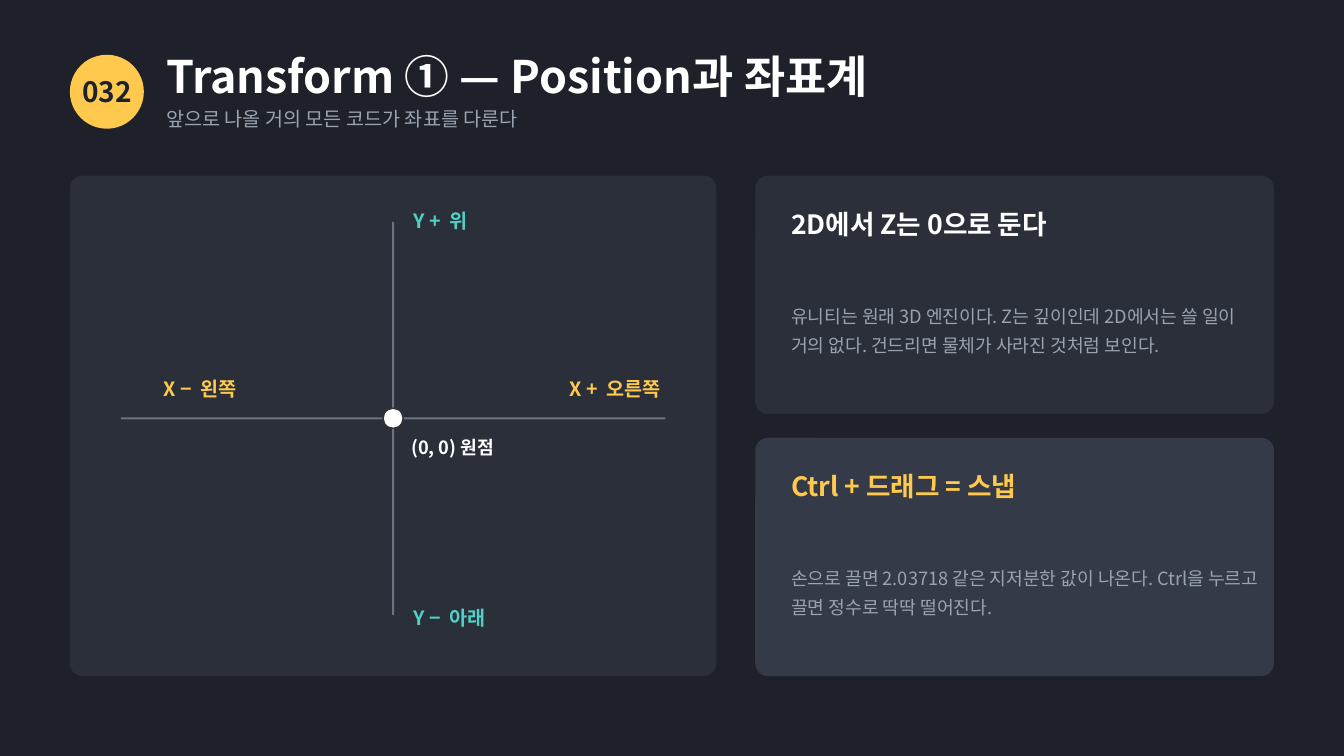
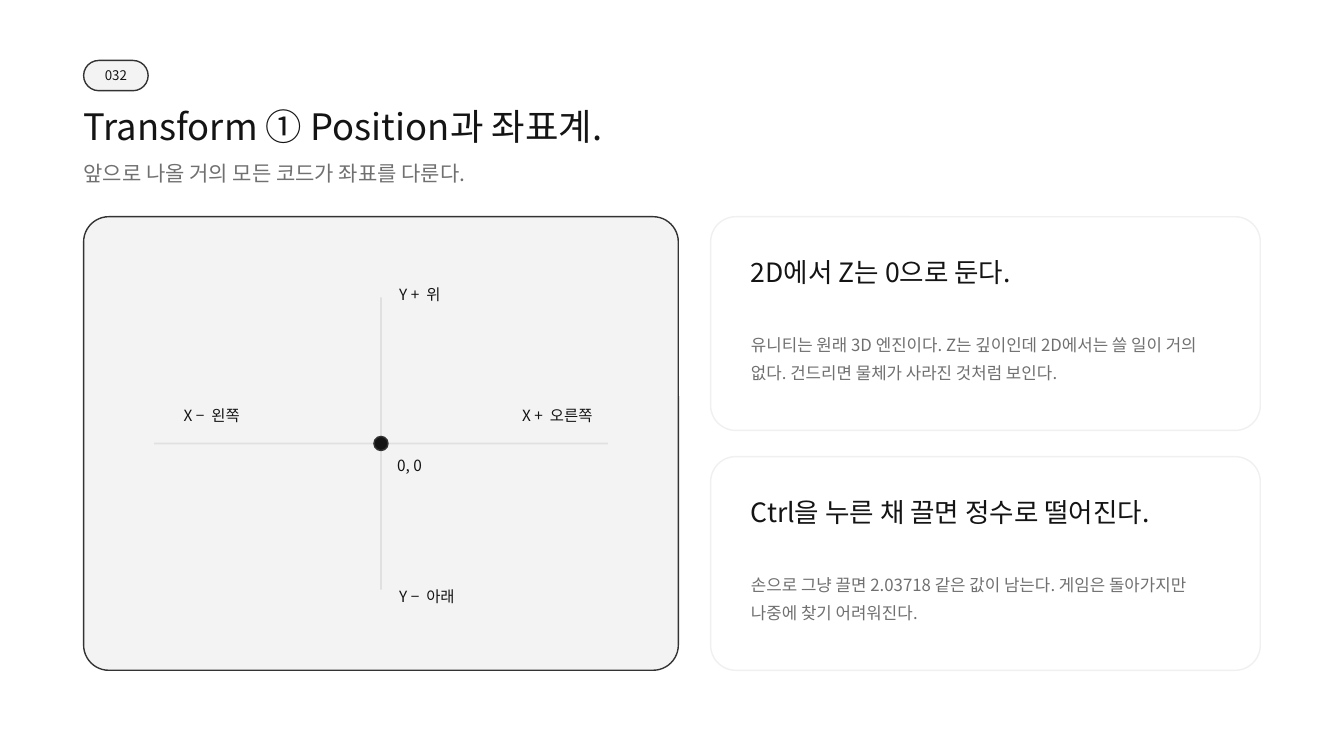
Before and after one commit to SBS-GameAcademy-Saturday/WaveBreaker, a slide deck: slide 5 of docs/04_배포자료/슬라이드/7주차-유니티입문.pptx. Drawn at 1344x756 pixels with LibreOffice and Linux fonts; fonts in the diff are those of the drawing. Boxes give left, top, right and bottom in pixels: in the first picture for what was removed or moved away, otherwise in the second. Text is boxed around its words. In the diff, an @@ line names an element or a change of style, - is before the commit and + after.

```diff
--- a/docs/04_배포자료/슬라이드/7주차-유니티입문.pptx
+++ b/docs/04_배포자료/슬라이드/7주차-유니티입문.pptx
@@ background #1E2129 to #FFFFFF @@
@@ text "032": place and size @@
-text "032" at [82,81,132,103]
+text "032" at [105,70,127,80]
@@ text "032" at [105,70,127,80]: size 20 to 9.5 pt, text colour #1E2129 to #141414, bold off @@
@@ rounded rectangle: place and size @@
-rounded rectangle at [71,55,143,128]
+rounded rectangle at [84,60,148,91]
@@ rounded rectangle at [84,60,148,91]: ellipse to rounded rectangle; fill #FFC94D to #F3F3F3; outline #FFC94D 1 pt to #333333 1 pt @@
@@ text at [84,109,603,143]: text changed; size 32 to 26 pt; text colour #FFFFFF to #141414; bold off @@
-Transform ① — Position과 좌표계
+Transform ① Position과 좌표계.
@@ text at [84,163,465,183]: text changed; size 14 to 15 pt; text colour #9AA3B2 to #707070 @@
-앞으로 나올 거의 모든 코드가 좌표를 다룬다
+앞으로 나올 거의 모든 코드가 좌표를 다룬다.
@@ rounded rectangle: place and size @@
-rounded rectangle at [71,176,716,676]
+rounded rectangle at [84,217,679,670]
@@ rounded rectangle at [84,217,679,670]: fill #2A2F3A to #F3F3F3; outline #2A2F3A 1 pt to #333333 1 pt; proportions changed @@
@@ rounded rectangle: place and size @@
-rounded rectangle at [756,176,1273,413]
+rounded rectangle at [711,217,1260,431]
@@ rounded rectangle at [711,217,1260,431]: fill #2A2F3A to #FFFFFF; outline #2A2F3A 1 pt to #F0F0F0 1 pt; proportions changed @@
@@ text at [751,260,1011,284]: text changed; text colour #FFFFFF to #141414; bold off @@
-2D에서 Z는 0으로 둔다
+2D에서 Z는 0으로 둔다.
@@ line moved from (393, 222) - (393, 615) to (381, 297) - (381, 590) @@
@@ line (381, 297) - (381, 590): stroke #6B7383 1.5 pt to #E0E0E0 1.25 pt @@
@@ text "Y + 위" at [399,287,440,301]: size 14 to 11 pt, text colour #4FD1C5 to #141414, bold off @@
@@ text "Y + 위": place and size @@
-text "Y + 위" at [413,211,468,230]
+text "Y + 위" at [399,287,440,301]
@@ text "유니티는 원래 3D 엔진이다. Z는 ...": place and size @@
-text "유니티는 원래 3D 엔진이다. Z는 ..." at [791,308,1235,354]
+text "유니티는 원래 3D 엔진이다. Z는 ..." at [751,337,1197,381]
@@ text "유니티는 원래 3D 엔진이다. Z는 ..." at [751,337,1197,381]: size 13 to 12 pt, text colour #9AA3B2 to #707070; line spacing 1.3 to 1.38 @@
@@ text "X − 왼쪽": place and size @@
-text "X − 왼쪽" at [163,379,237,398]
+text "X − 왼쪽" at [184,408,239,423]
@@ text "X − 왼쪽" at [184,408,239,423]: size 14 to 11 pt, text colour #FFC94D to #141414, bold off @@
@@ text "X + 오른쪽" at [522,408,593,423]: size 14 to 11 pt, text colour #FFC94D to #141414, bold off @@
@@ text "X + 오른쪽": place and size @@
-text "X + 오른쪽" at [569,380,661,398]
+text "X + 오른쪽" at [522,408,593,423]
@@ line moved from (121, 418) - (665, 418) to (154, 444) - (608, 444) @@
@@ line (154, 444) - (608, 444): stroke #6B7383 1.5 pt to #E0E0E0 1.25 pt @@
@@ ellipse: place and size @@
-ellipse at [383,408,403,429]
+ellipse at [374,437,388,451]
@@ ellipse at [374,437,388,451]: fill #FFFFFF to #141414 @@
@@ text at [397,459,422,474]: text changed; size 13 to 11 pt; text colour #FFFFFF to #141414; bold off @@
-(0, 0) 원점
+0, 0
@@ rounded rectangle: place and size @@
-rounded rectangle at [756,439,1273,676]
+rounded rectangle at [711,457,1260,670]
@@ rounded rectangle at [711,457,1260,670]: fill #343A47 to #FFFFFF; outline #343A47 1 pt to #F0F0F0 1 pt; proportions changed @@
@@ text at [751,500,1149,524]: text changed; text colour #FFC94D to #141414; bold off @@
-Ctrl + 드래그 = 스냅
+Ctrl을 누른 채 끌면 정수로 떨어진다.
@@ text "Y − 아래": place and size @@
-text "Y − 아래" at [413,608,486,627]
+text "Y − 아래" at [399,589,454,603]
@@ text "Y − 아래" at [399,589,454,603]: size 14 to 11 pt, text colour #4FD1C5 to #141414, bold off @@
@@ text at [751,577,1186,621]: text changed; size 13 to 12 pt; text colour #9AA3B2 to #707070 @@
-손으로 끌면 2.03718 같은 지저분한 값이 나온다. Ctrl을 누르고 끌면 정수로 딱딱 떨어진다.
+손으로 그냥 끌면 2.03718 같은 값이 남는다. 게임은 돌아가지만 나중에 찾기 어려워진다.
```
Also in this commit, not shown: 13 other slides changed, 4 other files.
